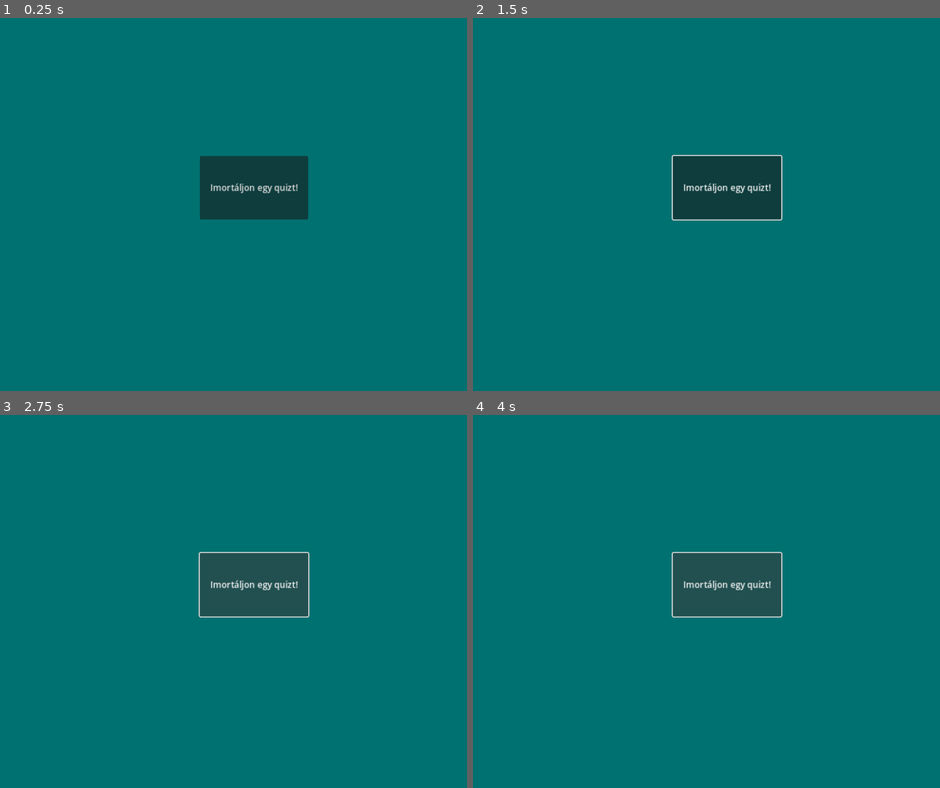
Above: before the commit, frames 1-4 (two rows, left to right).
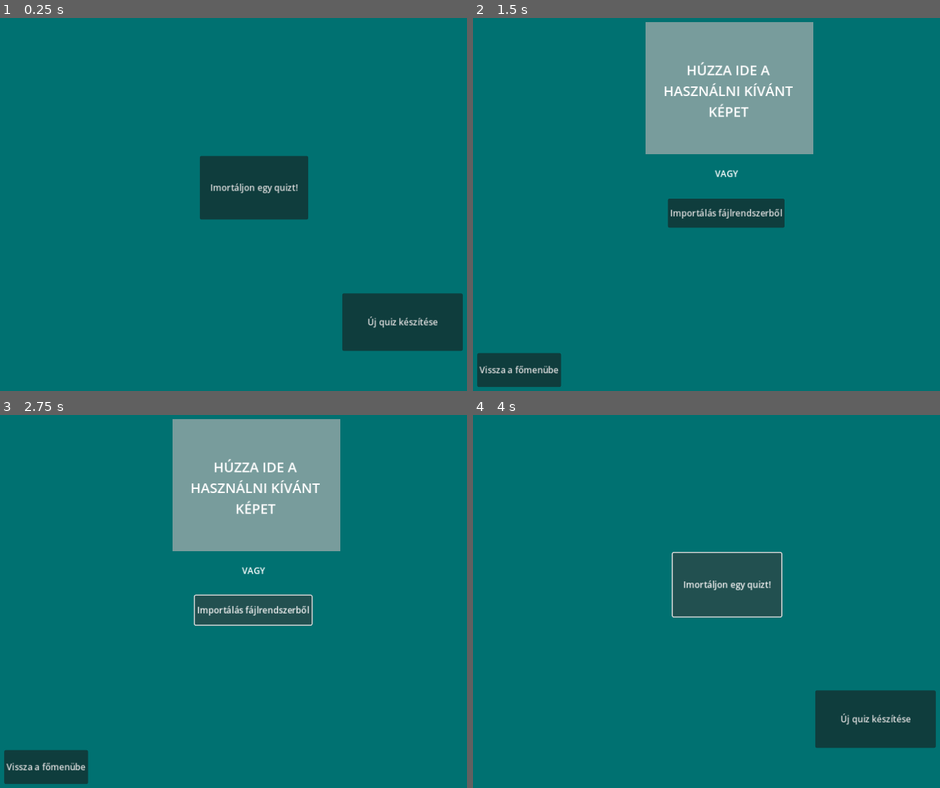
Above: after the commit, the same moments.

Repository: szuhi27/school-quiz-godot
Game: Godot game, scene res://main_menu.tscn
Same seed, same stepped clock (60 frames per second), same inputs: the game is played once before the commit and once after it.
Inputs (mouse positions are in pixels of both pictures, inside the frame that each line leads up to):
- Up to frame 1 (0.25 s): no input
- Up to frame 2 (1.5 s): click "Imortáljon egy quizt!" at 0.5 s; click (874, 323) at 1.25 s, where only the run after the commit has a clickable "Új quiz készítése"
- Up to frame 3 (2.75 s): click (252, 608) at 2 s, where only the run after the commit has a clickable "Importálás fájlrendszerből"
- Up to frame 4 (4 s): click (519, 765) at 2.75 s, where only the run after the commit has a clickable "Vissza a főmenübe"; click "Imortáljon egy quizt!" at 3.5 s

The runs differ from the first frame. In frame 1, 4.0% of the frame differs, in the area x 73-100%, y 73-90%; in frame 2, 18%; in frame 3, 18%, in the area x 0-73%, y 1-99%; in frame 4, 4.0%.

Commit message:
scene "changing"
swapping between the main menu and creator scenes,

made with instantiating, seems to be working well

Diff:
--- a/main_menu.gd
+++ b/main_menu.gd
@@ -1,13 +1,18 @@
 extends Node
 
 @export var question_bubble : PackedScene
+@export var creator_scene: PackedScene
+
 const WRONG_FILE : String = "Helytelen (vagy sérült) file! Kérem válasszon egy itt korábban létrehozott '.json' filet!"
 
 func _ready() -> void:
 	get_tree().get_root().files_dropped.connect(_on_files_dropped)
 
+func _on_new_quiz_button_pressed() -> void:
+	var new_creator_scene = creator_scene.instantiate()
+	add_child(new_creator_scene)
+
 func _on_import_quiz_button_pressed() -> void:
-	print("rtste")
 	$ImportQuizFileDialog.popup()
 
 func _on_import_quiz_file_dialog_file_selected(path: String) -> void:
@@ -15,13 +20,13 @@
 
 func  _on_files_dropped(files):
 	if files.size() > 1:
-		$ImortGroup/ErrorLabel.text = "Csak egy filet válasszon ki!"
+		$ImportGroup/ErrorLabel.text = "Csak egy filet válasszon ki!"
 	else:
 		_try_load_quiz_file(files[0])
 
 func _try_load_quiz_file(path: String):
 	if path.get_extension() != "json":
-		$ImortGroup/ErrorLabel.text = WRONG_FILE
+		$ImportGroup/ErrorLabel.text = WRONG_FILE
 	else:
 		var file = FileAccess.open(path, FileAccess.READ)
 		_load_quiz(file.get_as_text())
@@ -47,13 +52,13 @@
 
 				_create_answer_bubbles(data["answer_bubbles"])
 
-				$ImortGroup.hide()
+				$ImportGroup.hide()
 			else:
-				$ImortGroup/ErrorLabel.text = WRONG_FILE
+				$ImportGroup/ErrorLabel.text = WRONG_FILE
 		else:
-			$ImortGroup/ErrorLabel.text = WRONG_FILE
+			$ImportGroup/ErrorLabel.text = WRONG_FILE
 	else:
-		$ImortGroup/ErrorLabel.text = WRONG_FILE
+		$ImportGroup/ErrorLabel.text = WRONG_FILE
 
 func _create_answer_bubbles(data: Array):
 	for i in data:
--- a/main_menu.tscn
+++ b/main_menu.tscn
@@ -1,12 +1,14 @@
-[gd_scene load_steps=4 format=3 uid="uid://dvt3j2ejded12"]
+[gd_scene load_steps=5 format=3 uid="uid://dvt3j2ejded12"]
 
 [ext_resource type="Script" path="res://main_menu.gd" id="1_1x82x"]
+[ext_resource type="PackedScene" uid="uid://11ghupk4o1ii" path="res://quiz_maker_assets/quiz_maker.tscn" id="2_ka7f0"]
 [ext_resource type="PackedScene" uid="uid://jj76fgx27cgu" path="res://main_menu_assets/question_bubble.tscn" id="2_lih13"]
 [ext_resource type="LabelSettings" uid="uid://c3xpxpj4hacdk" path="res://common_assets/error_label_settings.tres" id="3_4kk3a"]
 
 [node name="MainMenu" type="Node"]
 script = ExtResource("1_1x82x")
 question_bubble = ExtResource("2_lih13")
+creator_scene = ExtResource("2_ka7f0")
 
 [node name="Control2" type="Control" parent="."]
 layout_mode = 3
@@ -52,7 +54,7 @@
 grow_vertical = 2
 metadata/_edit_use_anchors_ = true
 
-[node name="ImortGroup" type="Control" parent="."]
+[node name="ImportGroup" type="Control" parent="."]
 layout_mode = 3
 anchors_preset = 15
 anchor_right = 1.0
@@ -60,7 +62,7 @@
 grow_horizontal = 2
 grow_vertical = 2
 
-[node name="ErrorLabel" type="Label" parent="ImortGroup"]
+[node name="ErrorLabel" type="Label" parent="ImportGroup"]
 layout_mode = 1
 anchors_preset = 12
 anchor_top = 1.0
@@ -77,7 +79,7 @@
 vertical_alignment = 1
 autowrap_mode = 3
 
-[node name="ImportQuizButton" type="Button" parent="ImortGroup"]
+[node name="ImportQuizButton" type="Button" parent="ImportGroup"]
 layout_mode = 1
 anchors_preset = 8
 anchor_left = 0.5
@@ -92,6 +94,14 @@
 grow_vertical = 2
 text = "Imortáljon egy quizt!"
 
+[node name="NewQuizButton" type="Button" parent="ImportGroup"]
+layout_mode = 0
+offset_left = 661.0
+offset_top = 593.0
+offset_right = 881.0
+offset_bottom = 698.0
+text = "Új quiz készítése"
+
 [node name="ImportQuizFileDialog" type="FileDialog" parent="."]
 auto_translate_mode = 1
 title = "Open a File"
@@ -105,5 +115,6 @@
 show_hidden_files = true
 use_native_dialog = true
 
-[connection signal="pressed" from="ImortGroup/ImportQuizButton" to="." method="_on_import_quiz_button_pressed"]
+[connection signal="pressed" from="ImportGroup/ImportQuizButton" to="." method="_on_import_quiz_button_pressed"]
+[connection signal="pressed" from="ImportGroup/NewQuizButton" to="." method="_on_new_quiz_button_pressed"]
 [connection signal="file_selected" from="ImportQuizFileDialog" to="." method="_on_import_quiz_file_dialog_file_selected"]
--- a/quiz_maker_assets/quiz_maker.gd
+++ b/quiz_maker_assets/quiz_maker.gd
@@ -5,6 +5,10 @@
 
 func _ready() -> void:
 	get_tree().get_root().files_dropped.connect(_on_files_dropped)
+
+
+func _on_to_main_menu_button_pressed() -> void:
+	queue_free()
 
 func _on_button_pressed() -> void:
 	$ImageImportGroup/FileDialog.popup()
--- a/quiz_maker_assets/quiz_maker.tscn
+++ b/quiz_maker_assets/quiz_maker.tscn
@@ -154,6 +154,13 @@
 horizontal_alignment = 1
 vertical_alignment = 1
 
+[node name="ToMainMenuButton" type="Button" parent="."]
+offset_left = 44.0
+offset_top = 702.0
+offset_right = 197.0
+offset_bottom = 764.0
+text = "Vissza a főmenübe"
+
 [node name="SaveFileDialog" type="FileDialog" parent="."]
 auto_translate_mode = 1
 initial_position = 4
@@ -170,6 +177,7 @@
 [connection signal="button_up" from="BubbleAdder/AnsweBubbleCreatotButton" to="AnswerBubbleGroup" method="_on_answe_bubble_creatot_button_button_up"]
 [connection signal="pressed" from="ImageImportGroup/Button" to="." method="_on_button_pressed"]
 [connection signal="file_selected" from="ImageImportGroup/FileDialog" to="." method="_on_file_dialog_file_selected"]
+[connection signal="pressed" from="ToMainMenuButton" to="." method="_on_to_main_menu_button_pressed"]
 [connection signal="confirmed" from="SaveFileDialog" to="." method="_on_save_file_dialog_confirmed"]
 [connection signal="dir_selected" from="SaveFileDialog" to="." method="_on_save_file_dialog_dir_selected"]
 [connection signal="file_selected" from="SaveFileDialog" to="." method="_on_save_file_dialog_file_selected"]
